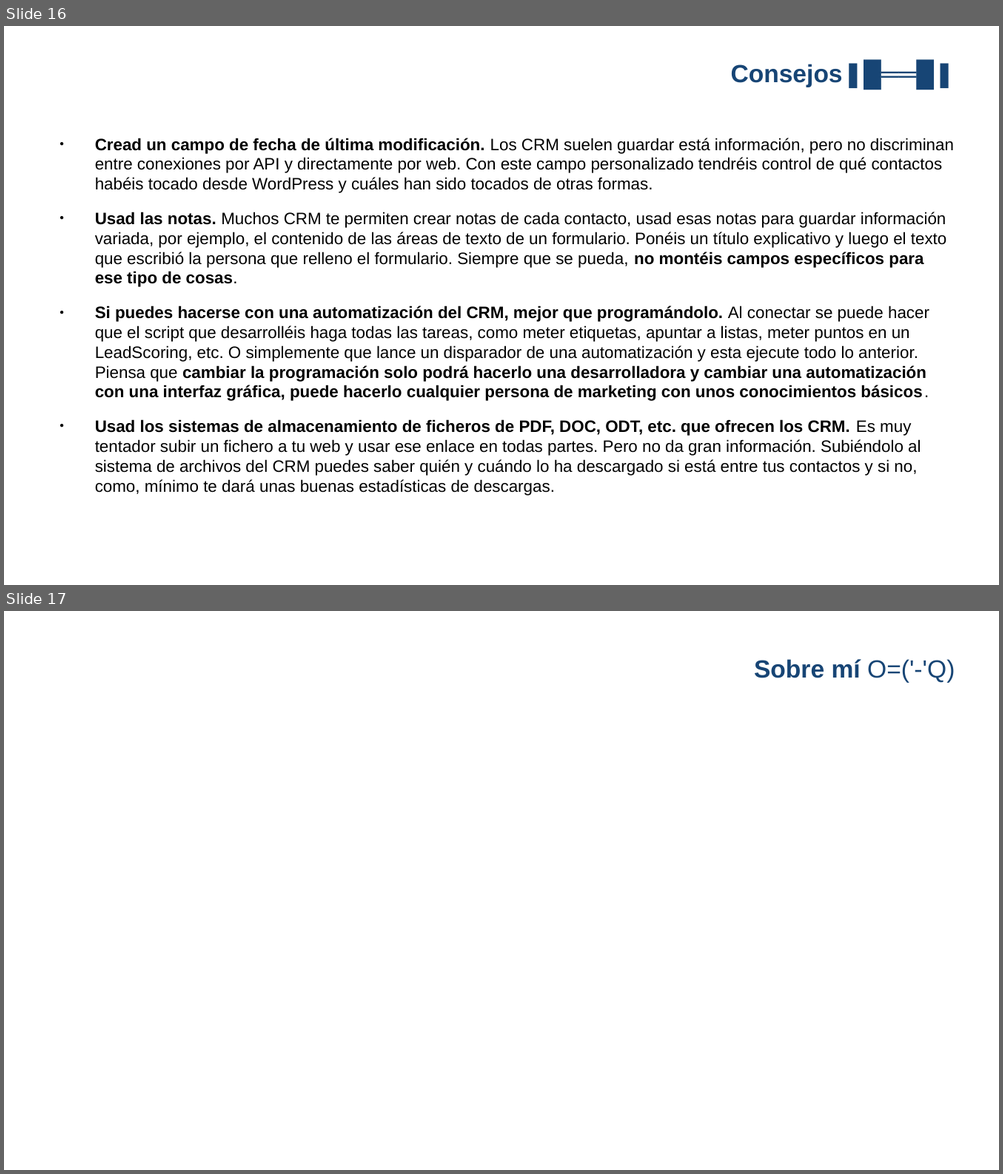
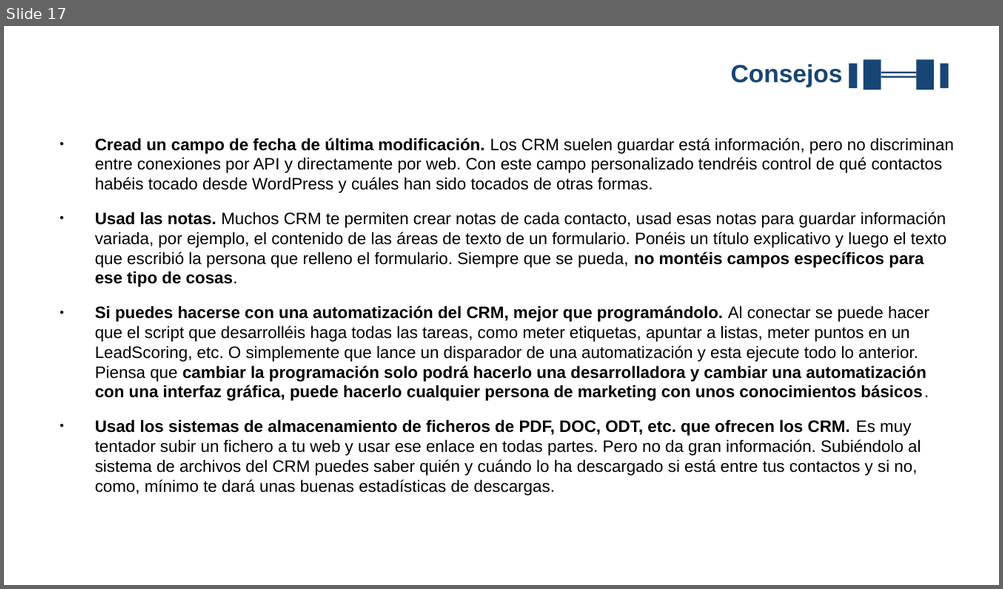
Before and after one commit to gwannon/WordCampBilbao2025, a slide deck: WCBIO25_Jorge-Monclus.pptx. Shown one above the other, each under a label of ours: slides 16 and 17 before the commit, slide 17 after it. The pictures are 1003x1174 and 1003x589 pixels, drawn with LibreOffice and Linux fonts; fonts in the diff are those of the drawing; background and template pictures are left out. Boxes give left, top, right and bottom in pixels: in the first picture for what was removed or moved away, otherwise in the second. Text is boxed around its words. In the diff, an @@ line names an element or a change of style, - is before the commit and + after.

```diff
--- a/WCBIO25_Jorge-Monclus.pptx
+++ b/WCBIO25_Jorge-Monclus.pptx
@@ slide 17 removed at [4, 611, 999, 1170], background picture (left out) @@
@@ title removed at [754, 659, 954, 682] @@
-Sobre mí O=('-'Q)
@@ what was slide 16 is now slide 17 @@
```
Also in this commit, not shown: 3 slides changed, 3 slides added, 1 other slide removed, 5 other files.
